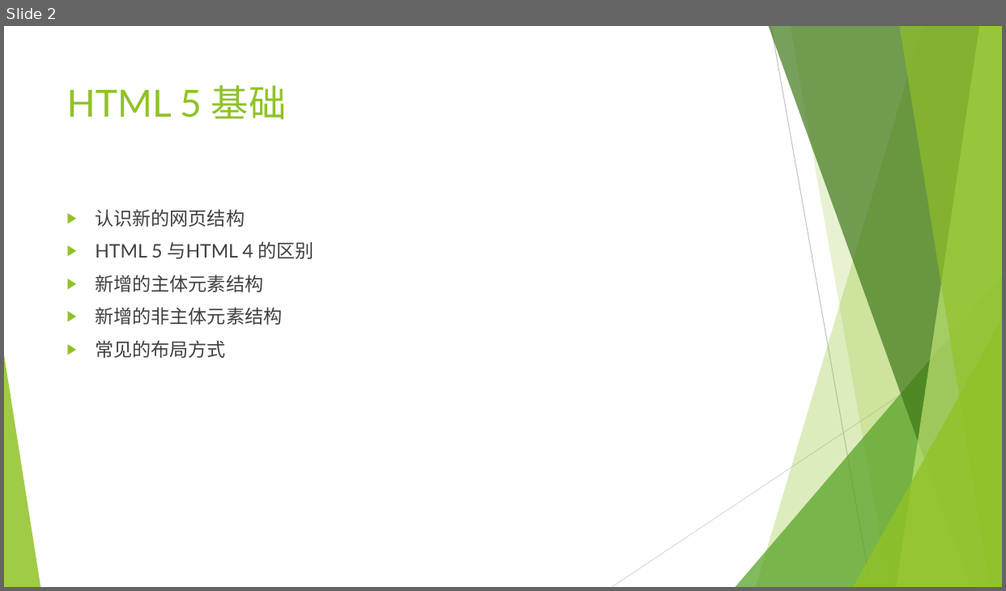
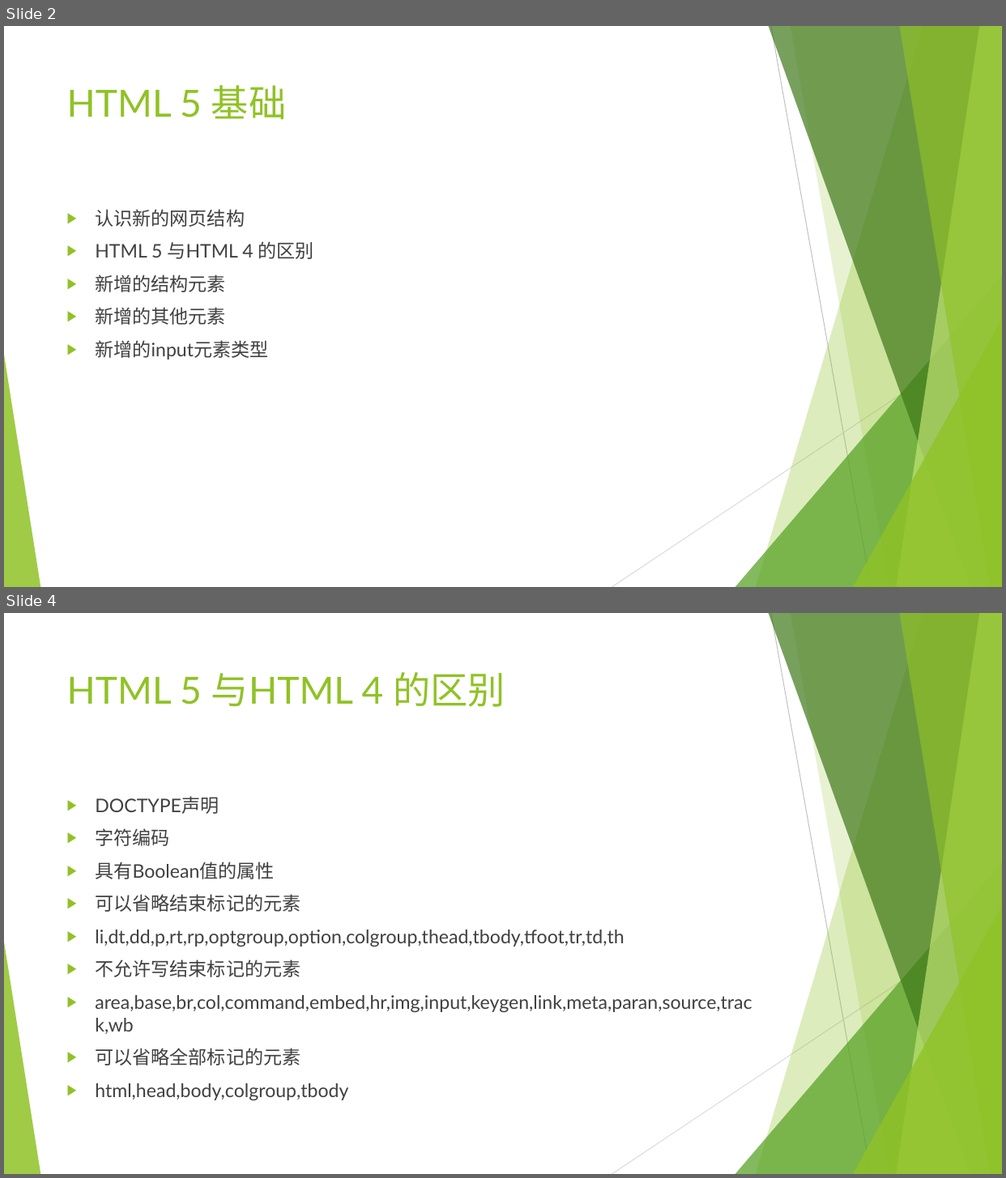
Before and after one commit to Guoye/Neusoft, a slide deck: lesson_HTML5/2.HTML5基础/2.HTML5基础.pptx. Shown one above the other, each under a label of ours: slide 2 before the commit, slides 2 and 4 after it; the slides between them are not shown. The pictures are 1006x591 and 1006x1178 pixels, drawn with LibreOffice and Linux fonts; fonts in the diff are those of the drawing. Boxes give left, top, right and bottom in pixels: in the first picture for what was removed or moved away, otherwise in the second. Text is boxed around its words. In the diff, an @@ line names an element or a change of style, - is before the commit and + after.

```diff
--- a/lesson_HTML5/2.HTML5基础/2.HTML5基础.pptx
+++ b/lesson_HTML5/2.HTML5基础/2.HTML5基础.pptx
@@ slide 4 added at <box>4,613,1002,1174</box>, background #FFFFFF; not listed: 10 template elements that a slide beside it also shows @@
@@ title added at <box>67,672,505,707</box>, 36 pt, text #90C226 @@
+HTML 5 与HTML 4 的区别
@@ text added at <box>95,796,752,1101</box>, 18 pt, text #404040 @@
+▶ DOCTYPE声明
+▶ 字符编码
+▶ 具有Boolean值的属性
+▶ 可以省略结束标记的元素
+▶ li,dt,dd,p,rt,rp,optgroup,option,colgroup,thead,tbody,tfoot,tr,td,th
+▶ 不允许写结束标记的元素
+▶ area,base,br,col,command,embed,hr,img,input,keygen,link,meta,paran,source,track,wb
+▶ 可以省略全部标记的元素
+▶ html,head,body,colgroup,tbody
@@ slide 2 changed as well @@
@@ text at <box>95,275,268,360</box>: text changed @@
-▶ 新增的主体元素结构
-▶ 新增的非主体元素结构
-▶ 常见的布局方式
+▶ 新增的结构元素
+▶ 新增的其他元素
+▶ 新增的input元素类型
```
Also in this commit, not shown: 2 other slides changed, 9 other slides added, 7 other files.
